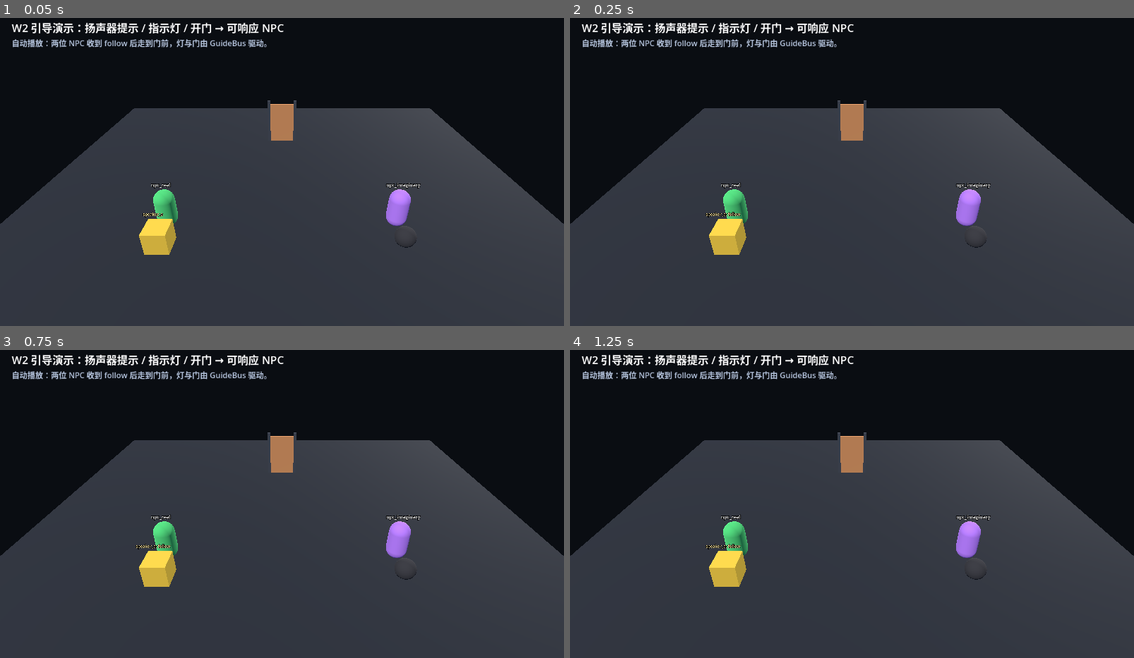
Above: before the commit, frames 1-4 (two rows, left to right).
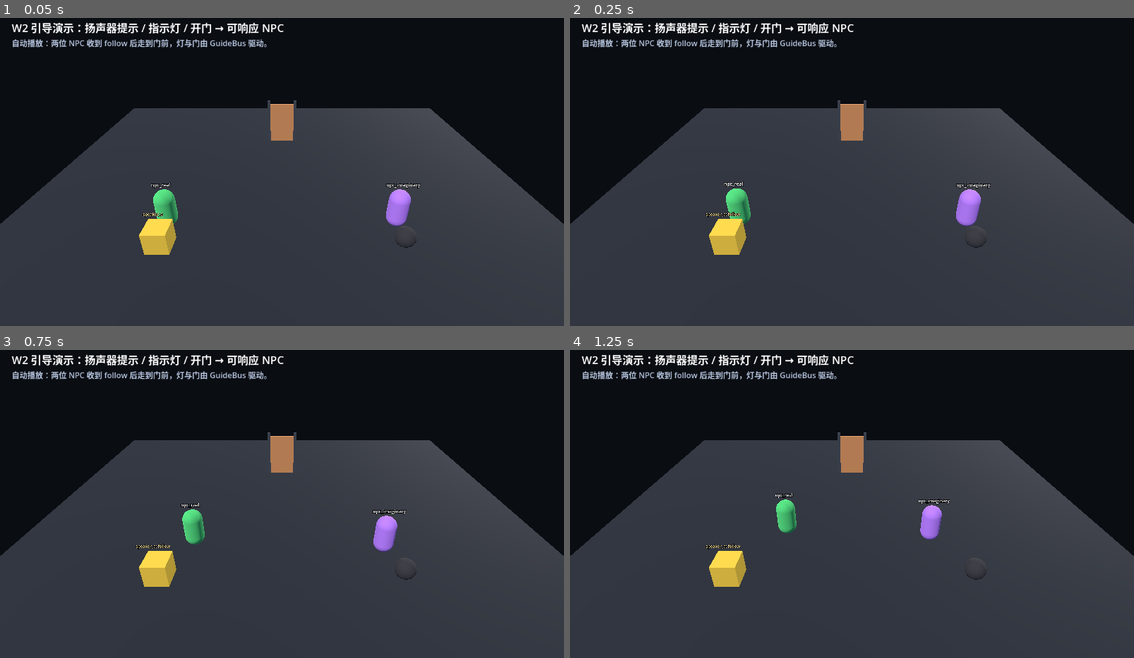
Above: after the commit, the same moments.

Repository: RequieMa/dual-faced-world
Game: Godot game, scene res://scenes/guide_demo.tscn
The game is run twice, just before and just after one commit, with the same random seed, the same clock (stepped at 60 frames per second) and the same inputs. This scene is started directly instead of the project's main scene.
Inputs (mouse positions are in pixels of both pictures, inside the frame that each line leads up to):
- Up to frame 1 (0.05 s): no input
- Up to frame 2 (0.25 s): no input
- Up to frame 3 (0.75 s): move the mouse to (406, 482) at 0.52 s; click (406, 482) at 0.67 s
- Up to frame 4 (1.25 s): no input

Frame 1 is identical in both runs. In frame 2, 0.2% of the frame differs, in the area x 26-33%, y 53-67%; in frame 3, 1.5%; in frame 4, 1.6%, in the area x 26-75%, y 46-68%.

Commit message:
fix: tick demo NPCs from the guide bus so the demo actually walks them

Diff:
--- a/scripts/guide/guide_bus.gd
+++ b/scripts/guide/guide_bus.gd
@@ -50,6 +50,11 @@
 			break
 		_apply_demo_step(step)
 		_demo_index += 1
+	# demo 场景没有别的宿主，由 bus 代替宿主每帧 tick 已注册的 NPC。
+	for target_id in _targets.keys():
+		var node = _targets[target_id]
+		if is_instance_valid(node) and node.has_method("tick"):
+			node.tick(delta)
 
 
 # --- 公开接口（W0 契约） -------------------------------------------------------
--- a/tests/test_guide_bus.gd
+++ b/tests/test_guide_bus.gd
@@ -405,10 +405,13 @@
 		String(((state.get("npcs", {}) as Dictionary).get("npc_real", {})).get("state", "")) == "IDLE")
 
 	# 直接推进 demo 自己的时间轴（不必等真实帧），验证自动播放确实驱动了三件套。
+	var start_position: Vector3 = ((state.get("npcs", {}) as Dictionary).get("npc_real", {})).get("position", Vector3.ZERO)
 	demo._process(0.3)
 	var after_first: Dictionary = demo.get_state()
 	_check("demo 第一拍后 npc_real 进入 FOLLOW",
 		String(((after_first.get("npcs", {}) as Dictionary).get("npc_real", {})).get("state", "")) == "FOLLOW")
+	var moved_position: Vector3 = ((after_first.get("npcs", {}) as Dictionary).get("npc_real", {})).get("position", Vector3.ZERO)
+	_check("demo 会 tick NPC 让它们真的移动", moved_position.distance_to(start_position) > 0.1, str(moved_position))
 
 	demo._process(0.3)
 	demo._process(2.5)
@@ -421,9 +424,14 @@
 	_check("demo 自动打开门",
 		bool((after_door.get("doors", {}) as Dictionary).get("door_a", false)) == true)
 
-	# 再让场景自己跑 60 帧：验收要求 headless 下不报错。
+	# 再让场景自己跑 60 帧：验收要求 headless 下不报错，同时 NPC 应走到终点。
 	for _index in range(60):
 		demo._process(1.0 / 60.0)
 	_check("demo 跑 60 帧后仍在场景树里", demo.is_inside_tree())
+	var finished: Dictionary = demo.get_state()
+	_check("demo 跑 60 帧后 npc_real 到达并回到 WAIT",
+		String(((finished.get("npcs", {}) as Dictionary).get("npc_real", {})).get("state", "")) == "WAIT")
+	_check("demo 跑 60 帧后 npc_imaginary 到达并回到 WAIT",
+		String(((finished.get("npcs", {}) as Dictionary).get("npc_imaginary", {})).get("state", "")) == "WAIT")
 
 	_free_node(demo)
